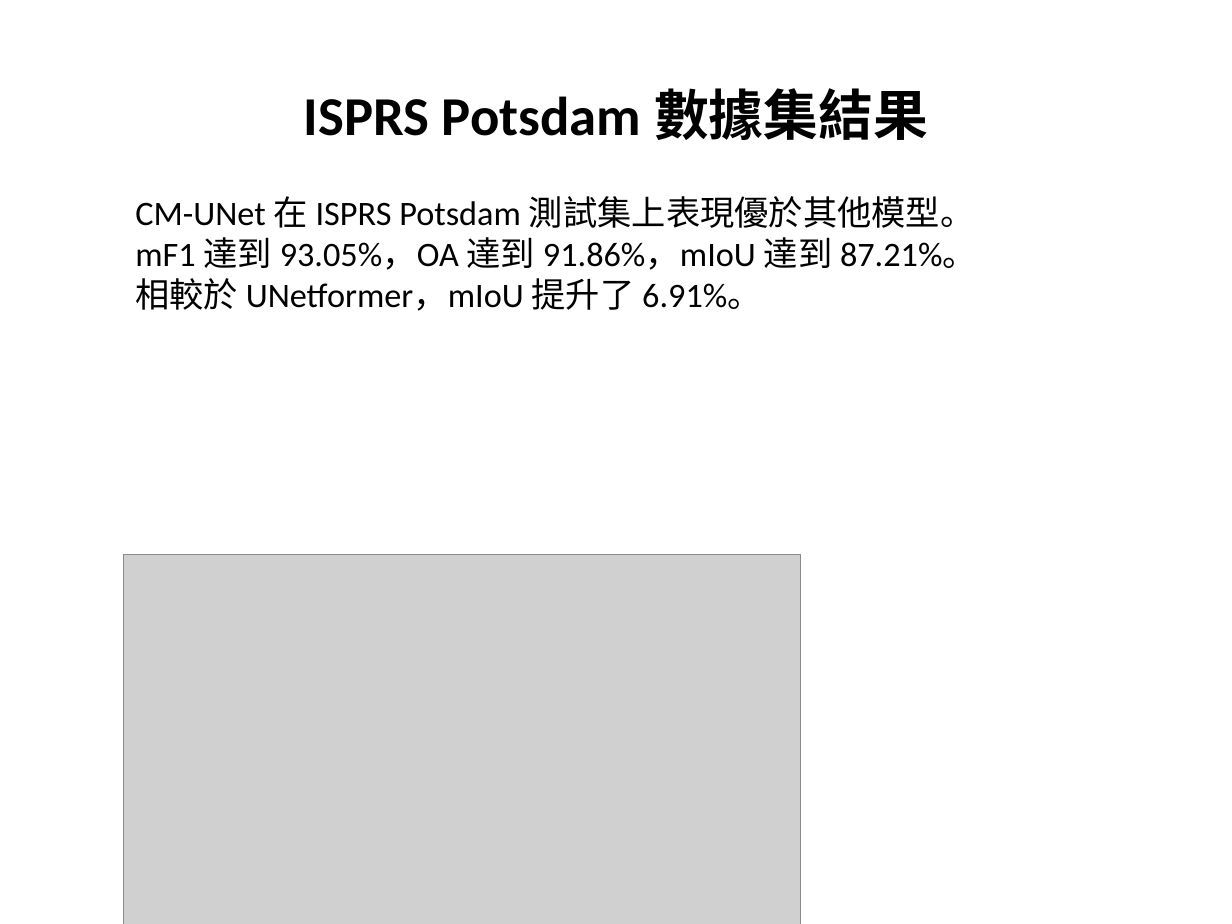
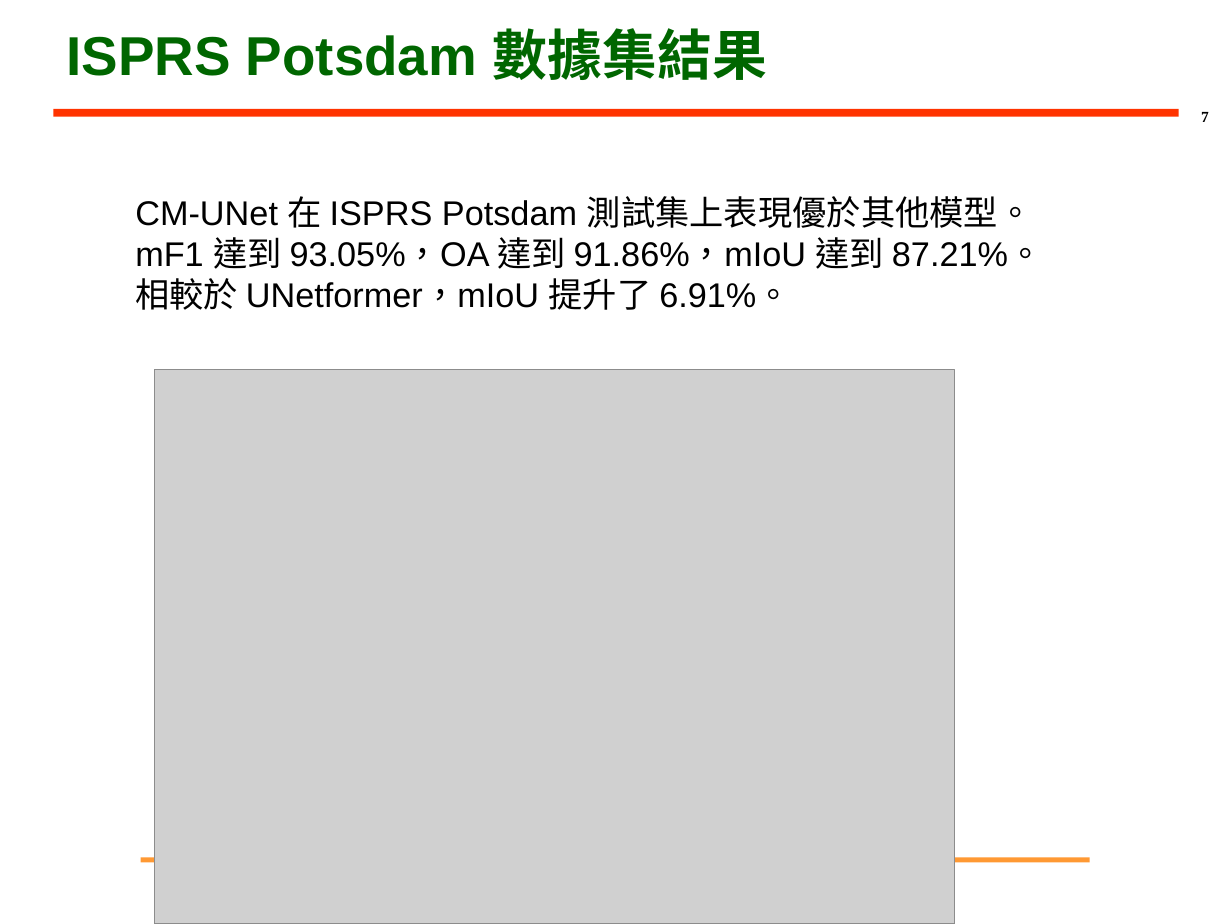
Before and after one commit to PonNowJin/PDFtoPPT, a slide deck: slide 7 of output_pptx/test.pptx. Drawn at 1232x924 pixels with LibreOffice and Linux fonts; fonts in the diff are those of the drawing; grey boxes stand for pictures; background and template pictures are left out. Boxes give left, top, right and bottom in pixels: in the first picture for what was removed or moved away, otherwise in the second. Text is boxed around its words. In the diff, an @@ line names an element or a change of style, - is before the commit and + after.

```diff
--- a/output_pptx/test.pptx
+++ b/output_pptx/test.pptx
@@ title "ISPRS Potsdam 數據集結果": place and size @@
-title "ISPRS Potsdam 數據集結果" at (304, 88, 928, 140)
+title "ISPRS Potsdam 數據集結果" at (66, 28, 767, 80)
@@ title "ISPRS Potsdam 數據集結果" at (66, 28, 767, 80): font Calibri to Arial, text colour #000000 to #006600; alignment centre to left @@
@@ line added from (53, 112) to (1179, 112), #FF3300 4.5 pt @@
@@ page number added at (1201, 112, 1209, 122), 9 pt, text #000000, bold @@
+7
@@ text "CM-UNet 在 ISPRS Potsdam 測試集上表現優於其他模型。" at (135, 196, 1043, 310): font Calibri to Arial @@
@@ picture: place and size @@
-picture at (123, 554, 801, 924)
+picture at (154, 370, 955, 924)
@@ line added from (140, 860) to (1090, 860), #FF9933 3 pt @@
```
Also in this commit, not shown: 8 other slides changed, 3 other files.
